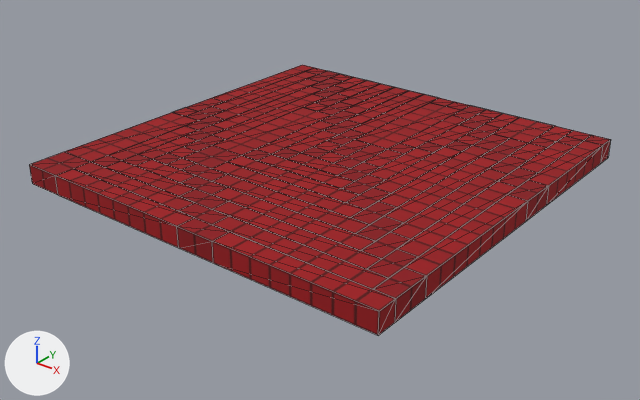
One commit to the glTF model game/assets/kit/stage/stage_carpet_tile.glb: the scene before it, then after it.
The view is the same before and after, from a camera (50 mm lens) standing at (1.221, -1.563, 0.88) and looking at (0.008, -0.046, -0.06). The lights are fixed; the arrows at lower left show +X, +Y and +Z. The older version comes first. Mesh edges are drawn as thin lines. Vertices at exactly the same position are counted once.

The older version as bpy lines, for what is in view:
```python
me_stage_carpet_tile = bpy.data.meshes.new('stage_carpet_tile')
me_stage_carpet_tile.from_pydata(...)  # 227 vertices, 260 faces; spans x -0.5..0.5, y -0.5..0.5, z 0.0..0.05
# faces by material slot: [136, 124]
me_stage_carpet_tile.materials.append(mat_carpetred)
me_stage_carpet_tile.materials.append(mat_velvetred)
ob_stage_carpet_tile = bpy.data.objects.new('stage_carpet_tile', me_stage_carpet_tile)
ob_stage_carpet_tile.location = (0.0, 0.0, 0.0)
```
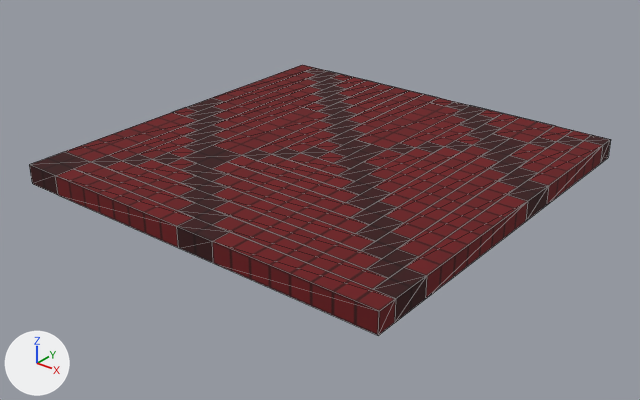
Location of each change, (x1, y1, x2, y2) in pixels of the pictures (640 x 400 px):
part 1 of me_stage_carpet_tile, recoloured
    both: (55, 65, 603, 336)
part 2 of me_stage_carpet_tile, recoloured
    both: (29, 68, 611, 322)

What changed in the scene script:
```text
Add mat_stagecarpet:
    mat_stagecarpet = bpy.data.materials.new('StageCarpet')
    # colours: dark red #6d0d13
    # uses the picture img_bc_seam
Add mat_stagecarpetband:
    mat_stagecarpetband = bpy.data.materials.new('StageCarpetBand')
    # colours: dark red #380509
    # uses the picture img_bc_seam
Change me_stage_carpet_tile:
    where me_stage_carpet_tile.from_pydata(...)  # 227 vertices, 260 faces; spans x -0.5..0.5, y -0.5..0.5, z 0.0..0.05
    used by ob_stage_carpet_tile; location = (0.0, 0.0, 0.0)
    me_stage_carpet_tile part 1: all 136 faces that had it switch from mat_carpetred to mat_stagecarpet
    me_stage_carpet_tile part 2: all 124 faces that had it switch from mat_velvetred to mat_stagecarpetband
```
